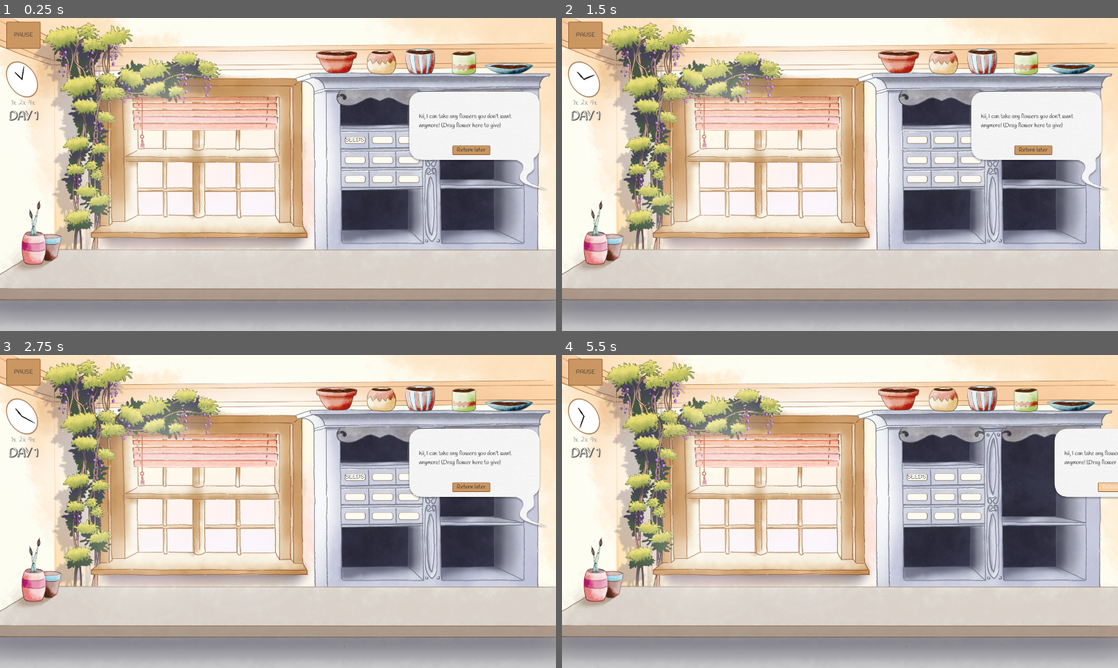
Above: before the commit, frames 1-4 (two rows, left to right).
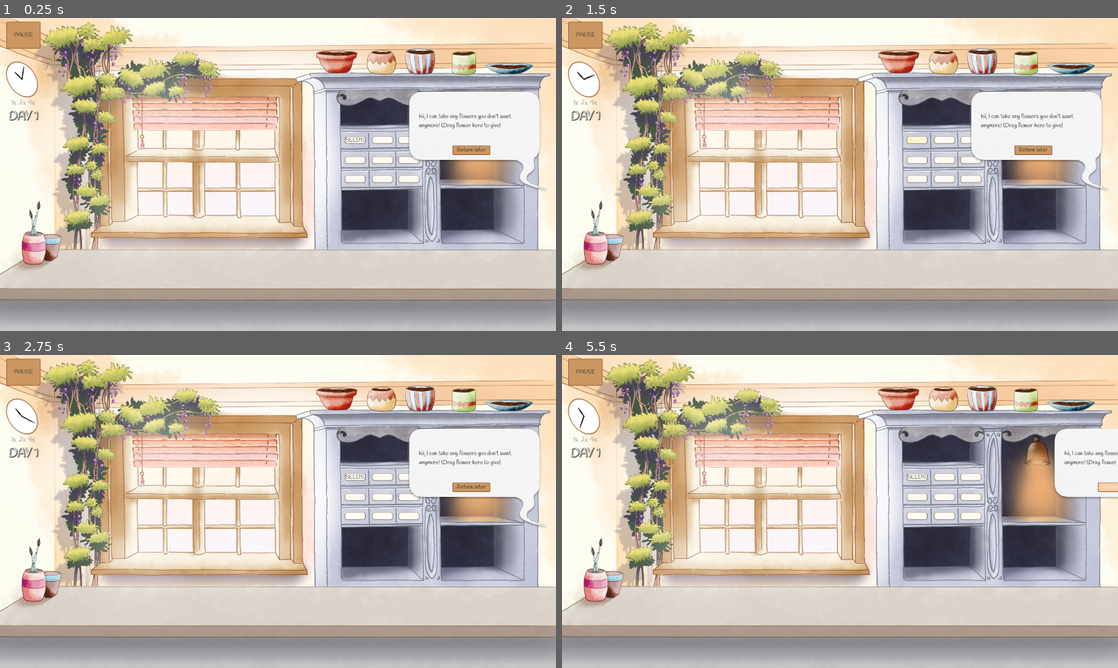
Above: after the commit, the same moments.

Repository: cyps8/CozySpringJam
Game: Godot game, scene res://Nodes/Scenes/Main.tscn
Same seed, same stepped clock (60 frames per second), same inputs: the game is played once before the commit and once after it.
Inputs (mouse positions are in pixels of both pictures, inside the frame that each line leads up to):
- Up to frame 1 (0.25 s): no input
- Up to frame 2 (1.5 s): click (901, 58) at 0.5 s; click "SEEDS" at 1.25 s
- Up to frame 3 (2.75 s): click (383, 395) at 2 s
- Up to frame 4 (5.5 s): click (984, 395) at 2.75 s; click (1023, 395) at 3.5 s; click (1073, 401) at 4.25 s; click "Return later" at 5 s

The runs differ from the first frame. In frame 1, 0.9% of the frame differs, in the area x 80-92%, y 45-54%; in frame 2, 0.9%; in frame 3, 0.9%; in frame 4, 2.2%, in the area x 80-92%, y 25-54%.

Commit message:
[+Added] Shadows

Diff:
--- a/Nodes/Scenes/Main.tscn
+++ b/Nodes/Scenes/Main.tscn
@@ -29,6 +29,7 @@
 [ext_resource type="AudioStream" uid="uid://di07vxnbxh74g" path="res://Assets/Audio/Music/Moonlit_Blossoms.ogg" id="17_swupm"]
 [ext_resource type="Script" path="res://Scripts/VolumeSlider.gd" id="26_nr4b5"]
 [ext_resource type="AudioStream" uid="uid://buc40cvxsnh7b" path="res://Assets/Audio/Music/Pruning_Petals_Loop.ogg" id="27_rgr4j"]
+[ext_resource type="Texture2D" uid="uid://edlcw3m2pj5x" path="res://Assets/Art/Shelf/warm-lamp.png" id="30_82ayk"]
 
 [sub_resource type="ShaderMaterial" id="ShaderMaterial_ajwoo"]
 shader = ExtResource("2_r81ov")
@@ -67,6 +68,8 @@
 height = 52
 fill = 1
 fill_from = Vector2(0.5, 0.75)
+
+[sub_resource type="StyleBoxEmpty" id="StyleBoxEmpty_612ch"]
 
 [node name="Main" type="Node"]
 process_mode = 3
@@ -94,8 +97,13 @@
 nightMusic = Array[AudioStream]([ExtResource("17_swupm")])
 
 [node name="Background" type="Sprite2D" parent="Game"]
+z_index = -1
 position = Vector2(960, 540)
 texture = ExtResource("8_bvwbh")
+
+[node name="Warm-lamp" type="Sprite2D" parent="Game"]
+position = Vector2(1651, 395)
+texture = ExtResource("30_82ayk")
 
 [node name="Day" type="Label" parent="Game"]
 offset_left = 25.0
@@ -153,6 +161,10 @@
 offset_right = 1277.0
 offset_bottom = 451.0
 mouse_default_cursor_shape = 2
+theme_override_colors/font_pressed_color = Color(0, 0, 0, 1)
+theme_override_colors/font_hover_color = Color(1, 0.898039, 0, 1)
+theme_override_colors/font_focus_color = Color(0, 0, 0, 1)
+theme_override_styles/focus = SubResource("StyleBoxEmpty_612ch")
 text = "SEEDS"
 flat = true
 
--- a/Nodes/customer.tscn
+++ b/Nodes/customer.tscn
@@ -4,6 +4,7 @@
 [ext_resource type="Script" path="res://Scripts/Customer.gd" id="1_wtmp4"]
 
 [node name="Customer" type="Panel"]
+z_index = 1
 offset_left = 15.0
 offset_top = 34.0
 offset_right = 500.0
--- a/Nodes/plant_pot.tscn
+++ b/Nodes/plant_pot.tscn
@@ -9,6 +9,7 @@
 [ext_resource type="Texture2D" uid="uid://n5fsy0qe1c1i" path="res://Assets/Art/Pots/stage-2.png" id="7_2x6sq"]
 [ext_resource type="Texture2D" uid="uid://bdykuhxqj5wbb" path="res://Assets/Art/Pots/stage-2-3.png" id="8_d55r6"]
 [ext_resource type="Texture2D" uid="uid://w850402s1r11" path="res://Assets/Art/Pots/stage-3.png" id="9_ovybx"]
+[ext_resource type="Texture2D" uid="uid://ctykyd1xiclip" path="res://Assets/Art/Pots/shadow-1.png" id="10_6qxau"]
 
 [sub_resource type="RectangleShape2D" id="RectangleShape2D_otna0"]
 size = Vector2(159, 8)
@@ -42,6 +43,12 @@
 position = Vector2(124, 100)
 texture = ExtResource("3_uv58h")
 
+[node name="Shadow" type="Sprite2D" parent="."]
+z_index = -1
+position = Vector2(119, 131)
+scale = Vector2(0.727273, 0.675214)
+texture = ExtResource("10_6qxau")
+
 [connection signal="button_down" from="." to="." method="Pickup"]
 [connection signal="button_up" from="." to="." method="Drop"]
 [connection signal="area_entered" from="PlantZone" to="." method="Plant"]
--- a/Nodes/plant_pot_10.tscn
+++ b/Nodes/plant_pot_10.tscn
@@ -14,3 +14,7 @@
 
 [node name="Stage" parent="." index="1"]
 position = Vector2(124, 125)
+
+[node name="Shadow" parent="." index="2"]
+position = Vector2(120.402, 158.718)
+scale = Vector2(0.804714, 0.435897)
--- a/Nodes/plant_pot_11.tscn
+++ b/Nodes/plant_pot_11.tscn
@@ -15,3 +15,7 @@
 
 [node name="Stage" parent="." index="1"]
 position = Vector2(123, 106)
+
+[node name="Shadow" parent="." index="2"]
+position = Vector2(119.81, 167.761)
+scale = Vector2(0.619529, 0.521367)
--- a/Nodes/plant_pot_2.tscn
+++ b/Nodes/plant_pot_2.tscn
@@ -16,3 +16,7 @@
 [node name="Stage" parent="." index="1"]
 position = Vector2(108, 90)
 scale = Vector2(0.737776, 0.788807)
+
+[node name="Shadow" parent="." index="2"]
+position = Vector2(103, 145)
+scale = Vector2(0.457677, 0.364338)
--- a/Nodes/plant_pot_3.tscn
+++ b/Nodes/plant_pot_3.tscn
@@ -16,3 +16,7 @@
 [node name="Stage" parent="." index="1"]
 position = Vector2(122, 97)
 scale = Vector2(1.03434, 1.00833)
+
+[node name="Shadow" parent="." index="2"]
+position = Vector2(119, 155.795)
+scale = Vector2(0.727273, 0.589743)
--- a/Nodes/plant_pot_4.tscn
+++ b/Nodes/plant_pot_4.tscn
@@ -18,3 +18,7 @@
 
 [node name="Stage" parent="." index="1"]
 position = Vector2(105, 116)
+
+[node name="Shadow" parent="." index="2"]
+position = Vector2(102.774, 152.231)
+scale = Vector2(0.548822, 0.461539)
--- a/Nodes/plant_pot_5.tscn
+++ b/Nodes/plant_pot_5.tscn
@@ -13,3 +13,7 @@
 
 [node name="Stage" parent="." index="1"]
 position = Vector2(117, 103)
+
+[node name="Shadow" parent="." index="2"]
+position = Vector2(114.771, 182.214)
+scale = Vector2(0.542088, 0.427351)
--- a/Nodes/plant_pot_6.tscn
+++ b/Nodes/plant_pot_6.tscn
@@ -14,3 +14,7 @@
 [node name="Stage" parent="." index="1"]
 position = Vector2(125, 105)
 scale = Vector2(0.729639, 0.713575)
+
+[node name="Shadow" parent="." index="2"]
+position = Vector2(123.222, 159.179)
+scale = Vector2(0.444444, 0.358975)
--- a/Nodes/plant_pot_7.tscn
+++ b/Nodes/plant_pot_7.tscn
@@ -14,3 +14,7 @@
 [node name="Stage" parent="." index="1"]
 position = Vector2(116, 101)
 scale = Vector2(0.822021, 0.841292)
+
+[node name="Shadow" parent="." index="2"]
+position = Vector2(118.242, 167.701)
+scale = Vector2(0.484849, 0.401711)
--- a/Nodes/plant_pot_8.tscn
+++ b/Nodes/plant_pot_8.tscn
@@ -15,3 +15,7 @@
 
 [node name="Stage" parent="." index="1"]
 position = Vector2(117, 96)
+
+[node name="Shadow" parent="." index="2"]
+position = Vector2(114.416, 158.342)
+scale = Vector2(0.696511, 0.68376)
--- a/Nodes/plant_pot_9.tscn
+++ b/Nodes/plant_pot_9.tscn
@@ -15,3 +15,7 @@
 [node name="Stage" parent="." index="1"]
 position = Vector2(134, 68)
 scale = Vector2(0.702284, 0.631503)
+
+[node name="Shadow" parent="." index="2"]
+position = Vector2(128.714, 76.6666)
+scale = Vector2(0.79247, 0.333334)
--- a/Scripts/PlantPot.gd
+++ b/Scripts/PlantPot.gd
@@ -37,8 +37,11 @@
 	TableRay()
 
 	if onTable:
+		$Shadow.visible = true
 		if Input.is_action_pressed("Interact"):
 			UpdateScale()
+	else:
+		$Shadow.visible = false
 
 	if stage >= 0 && stage < 3 && plantRef:
 		TryGrow(dt)
Not shown, added: Assets/Art/Plants/mature-1.png.import
Not shown, added: Assets/Art/Plants/mature-2.png.import
Not shown, added: Assets/Art/Plants/mature-3.png.import
Not shown, added: Assets/Art/Plants/mature-4.png.import
Not shown, added: Assets/Art/Plants/mature-5.png.import
Not shown, added: Assets/Art/Plants/seedling-1.png.import
Not shown, added: Assets/Art/Plants/seedling-2.png.import
Not shown, added: Assets/Art/Plants/young-1.png.import
Not shown, added: Assets/Art/Plants/young-2.png.import
Not shown, added: Assets/Art/Pots/shadow-1.png.import
Not shown, added: Assets/Art/Pots/shadow-2.png.import
Not shown, added: Assets/Art/Shelf/warm-lamp.png.import
(and 2 more such lines)
